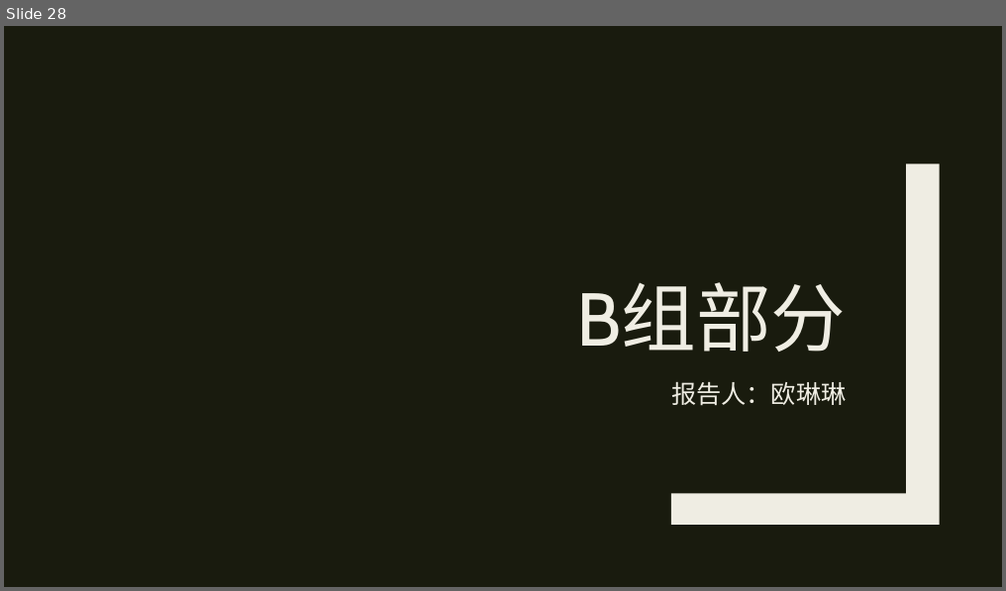
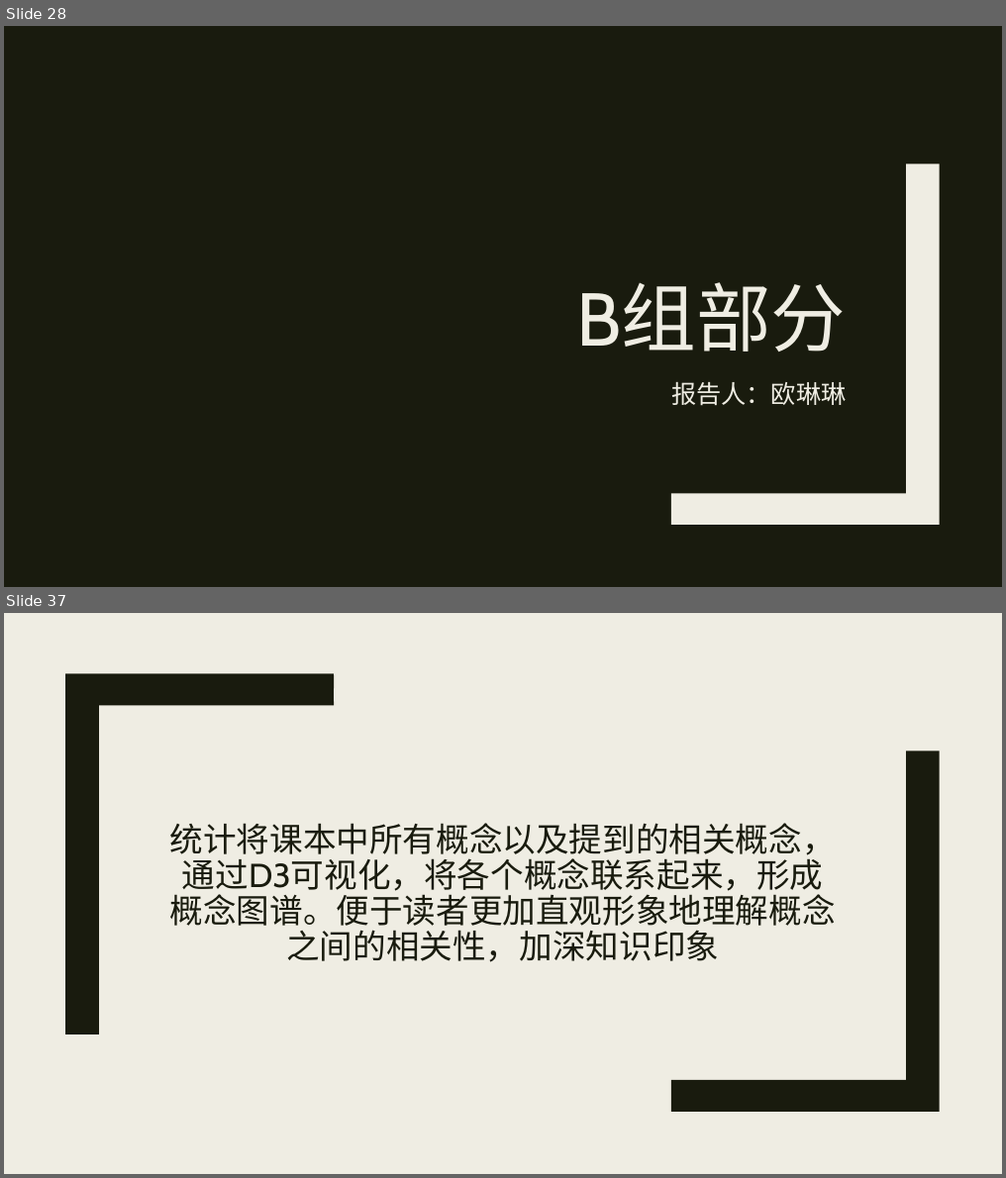
Before and after one commit to MU001999/maaath, a slide deck: docs/数据结构报告.pptx. Shown one above the other, each under a label of ours: slide 28 before the commit, slides 28 and 37 after it; the slides between them are not shown. The pictures are 1006x591 and 1006x1178 pixels, drawn with LibreOffice and Linux fonts; fonts in the diff are those of the drawing. Boxes give left, top, right and bottom in pixels: in the first picture for what was removed or moved away, otherwise in the second. Text is boxed around its words. In the diff, an @@ line names an element or a change of style, - is before the commit and + after.

```diff
--- a/docs/数据结构报告.pptx
+++ b/docs/数据结构报告.pptx
@@ slide 37 added at [4,613,1002,1174], background #EFEDE3 @@
@@ freeform shape added at [65,673,334,1035], fill #191B0E @@
@@ freeform shape added at [672,751,940,1112], fill #191B0E @@
@@ title added at [170,823,836,962], 32 pt, text #191B0E @@
+统计将课本中所有概念以及提到的相关概念，通过D3可视化，将各个概念联系起来，形成概念图谱。便于读者更加直观形象地理解概念之间的相关性，加深知识印象
```
Also in this commit, not shown: 24 other slides added, 3 other files.
